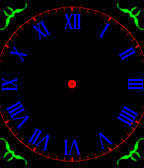
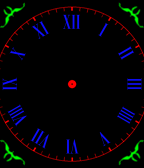
Layered file, before and after one edit (144×168). Changes by layer:
renamed "a_face_background" to "a face background", painted on it over [0, 2, 144, 166]
painted on "numerals rotated", unmasked it over [0, 11, 144, 157]
